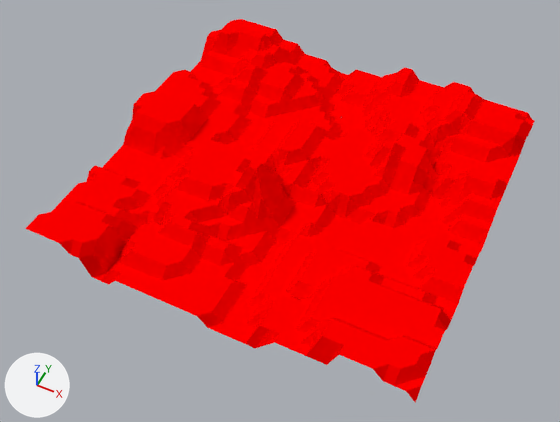
Two versions of the Blender file gvardioLVL1_01.blend, one commit apart.
One viewpoint serves both versions: a 50 mm lens placed at (10.96, -8.17, 15.49), pointed at (4.99, 3.78, 0.55). The lights are fixed; the arrows at lower left show +X, +Y and +Z.

Objects in the first picture: 'lvl1Grid'.
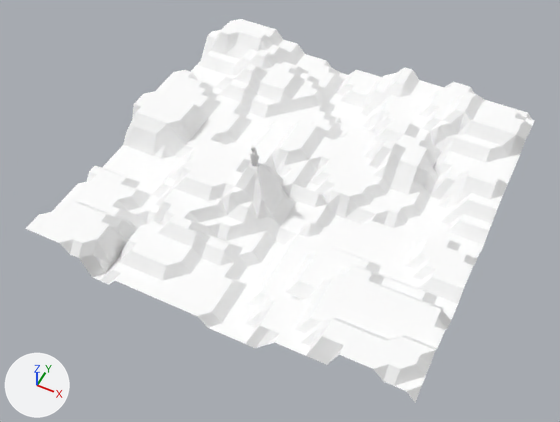
What differs and where, as boxes [x1, y1, x2, y2] in the pictures (560 x 422 px):
'lvl1Grid', recoloured (red to white): [25, 19, 535, 403] in both
'Sentinel', shown: after [250, 146, 259, 166]

The change, as a list of edits to the scene's bpy script:
```text
Change mat_lvl1mat:
    mat_lvl1mat.base_color: (1.0, 0.0, 0.0) -> (1.0, 1.0, 1.0)  # red #ff0000 -> white #ffffff
Add mat_invisible:
    mat_invisible = diffuse_material('invisible')
    mat_invisible.base_color = (0.8, 0.8, 0.8)  # white #e7e7e7
Add me_cube_004:
    me_cube_004.from_pydata(...)  # a box spanning x -1.0..1.0, y -1.0..1.0, z -1.0..1.0
    me_cube_004.materials.append(mat_invisible)  # white #e7e7e7
Change ob_sentinel:
    remove ob_sentinel.hide_set(True)  # its collection is switched off
Add ob_playerbody:
    ob_playerbody = bpy.data.objects.new('playerBody', me_cube_004)
    ob_playerbody.parent = ob_playerempty
    ob_playerbody.matrix_parent_inverse = Matrix(((-6.87, 0.0, 0.0, 32.86), (0.0, -6.87, 0.0, 56.45), (0.0, 0.0, 6.87, -17.68), (0.0, 0.0, 0.0, 1.0)))
    ob_playerbody.location = (4.783, 8.216, 2.557)
    ob_playerbody.scale = (0.0196, 0.0196, 0.0167)
```
